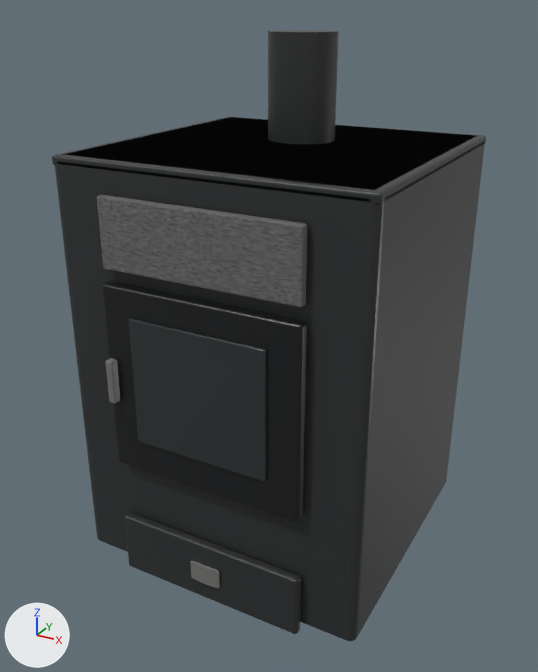
Two versions of the glTF model STAIANO-3D/public/models/stoves/nordica-termorossella-plus-dsa16-petr-pietra.glb, one commit apart.
Camera for both pictures: a camera (50 mm lens) standing at (0.605, -1.155, 1.002) and looking at (-0.006, -0.044, 0.447). The lights are fixed; the arrows at lower left show +X, +Y and +Z. The older version comes first. Where no turn or scale is listed for an object, it has been applied to the vertices. Vertices at exactly the same position are counted once.

In view in the first picture: 'Cassetto cenere.005', 'Coperchio.005', 'Corpo.005', 'Pannello superiore.003', 'Porta.005', 'Scarico fumi.005', 'Vetro sportello.005' and 2 more.
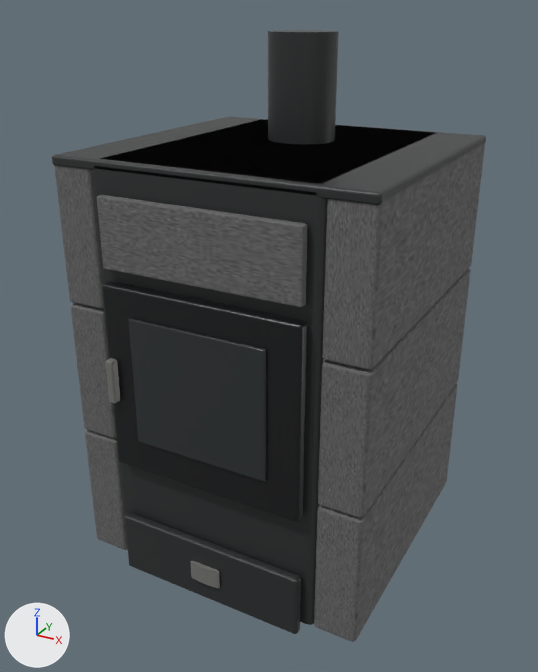
What the commit changed:
me_cube_061 is used by ob_corpo_005; location (0.0, 0.0, 0.409).
me_cube_061 had 152 vertices, 300 faces and spanned x -0.28..0.28, y -0.269..0.269, z -0.38..0.38.
me_cube_061 now has 152 vertices, 300 faces and spans x -0.204..0.204, y -0.269..0.269, z -0.38..0.38.
me_cube_061 part 1: all 76 vertices in x 0.265..0.28, y -0.269..0.269, z -0.38..0.38 are moved by (-0.075, 0.0, 0.0).
me_cube_061 part 2: all 76 vertices in x -0.28..-0.265, y -0.269..0.269, z -0.38..0.38 are moved by (0.075, 0.0, 0.0).

Location of each change, (x1, y1, x2, y2) in pixels of the pictures (538 x 672 px; the box of a moved part takes in the faces that stretch with it):
'Corpo.005', reshaped (20% narrower): before (55, 117, 485, 641); after (91, 120, 434, 625)
part 1 of me_cube_061, moved or reshaped: before (346, 141, 485, 641); after (306, 196, 327, 625)
part 2 of me_cube_061, moved or reshaped: before (55, 117, 476, 640); after (91, 120, 434, 550)
'Pannello laterale.027', unchanged, uncovered by the edit: after (322, 141, 485, 370)
'Pannello laterale.026', unchanged, uncovered by the edit: after (318, 269, 471, 518)
'Pannello laterale.025', unchanged, uncovered by the edit: after (314, 384, 458, 642)
'Pannello laterale.024', unchanged, uncovered by the edit: after (54, 165, 104, 309)
